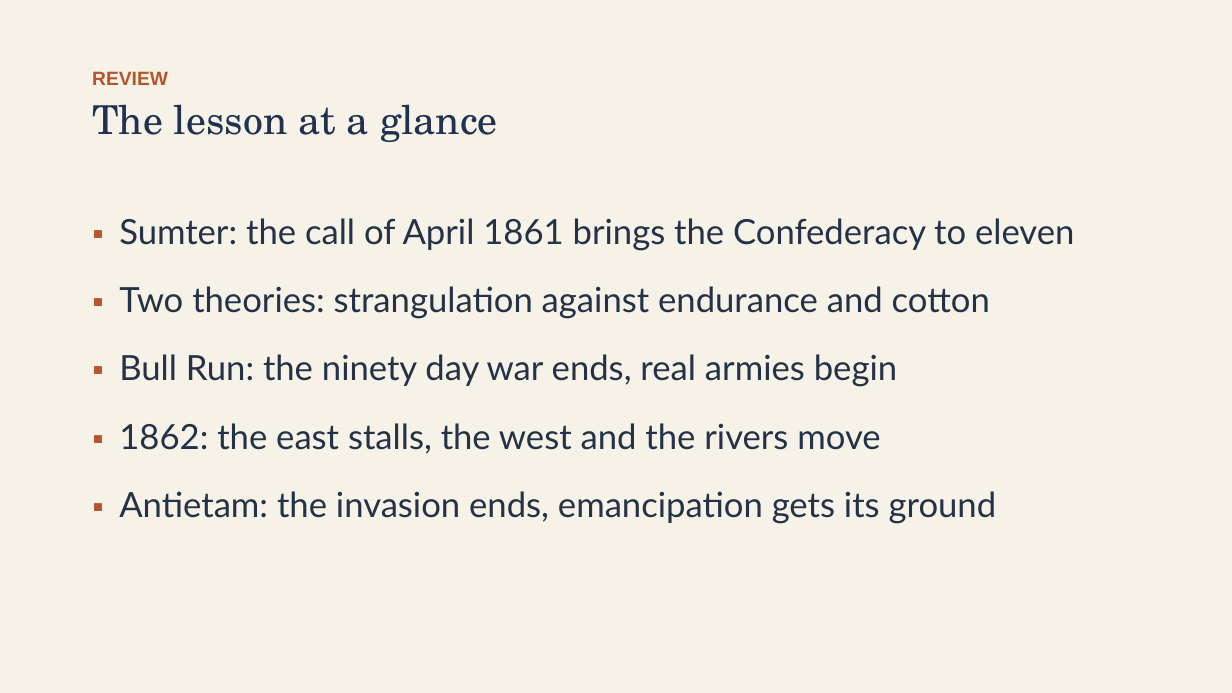
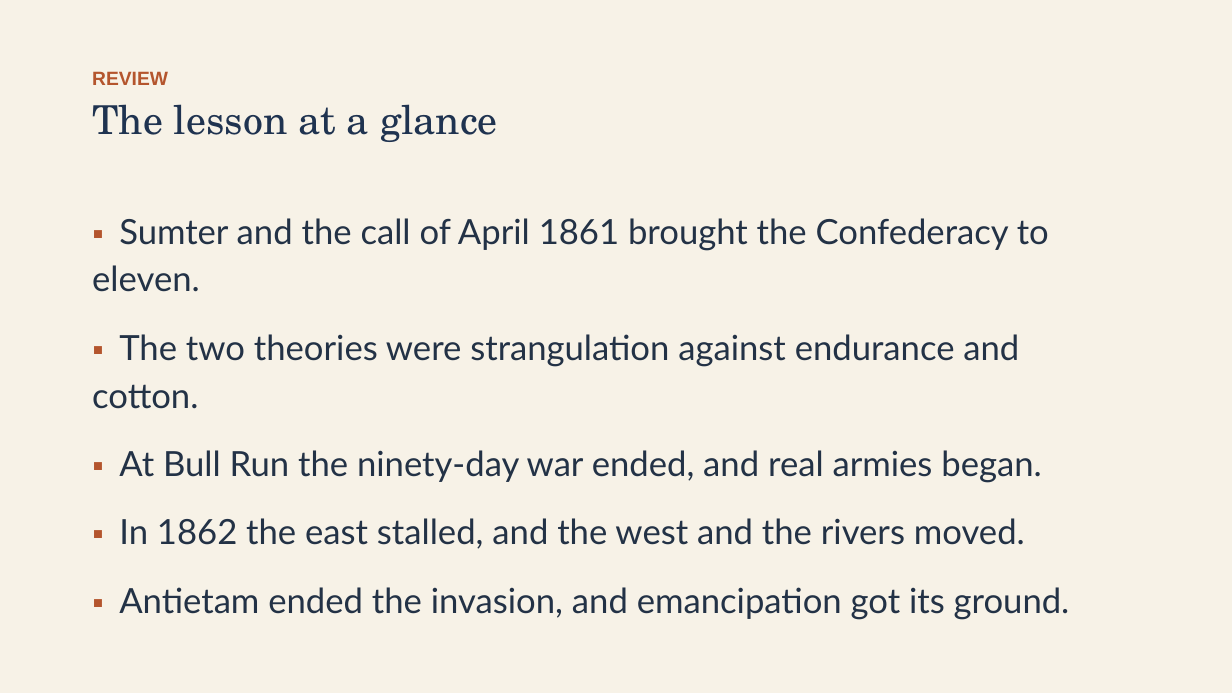
Before and after one commit to ab17gthb/humanities-curriculum-group, a slide deck: slide 25 of sectional-crisis/lesson-06/lesson-06-slides.pptx. Drawn at 1232x693 pixels with LibreOffice and Linux fonts; fonts in the diff are those of the drawing. Boxes give left, top, right and bottom in pixels: in the first picture for what was removed or moved away, otherwise in the second. Text is boxed around its words. In the diff, an @@ line names an element or a change of style, - is before the commit and + after.

Commit message:
Rollout: SC L6 reworked and live (The War Begins)

```diff
--- a/sectional-crisis/lesson-06/lesson-06-slides.pptx
+++ b/sectional-crisis/lesson-06/lesson-06-slides.pptx
@@ text at [92,218,1070,620]: text changed @@
-▪ Sumter: the call of April 1861 brings the Confederacy to eleven
-▪ Two theories: strangulation against endurance and cotton
-▪ Bull Run: the ninety day war ends, real armies begin
-▪ 1862: the east stalls, the west and the rivers move
-▪ Antietam: the invasion ends, emancipation gets its ground
+▪ Sumter and the call of April 1861 brought the Confederacy to eleven.
+▪ The two theories were strangulation against endurance and cotton.
+▪ At Bull Run the ninety-day war ended, and real armies began.
+▪ In 1862 the east stalled, and the west and the rivers moved.
+▪ Antietam ended the invasion, and emancipation got its ground.
```
Also in this commit, not shown: 12 other slides changed, 6 other files.
